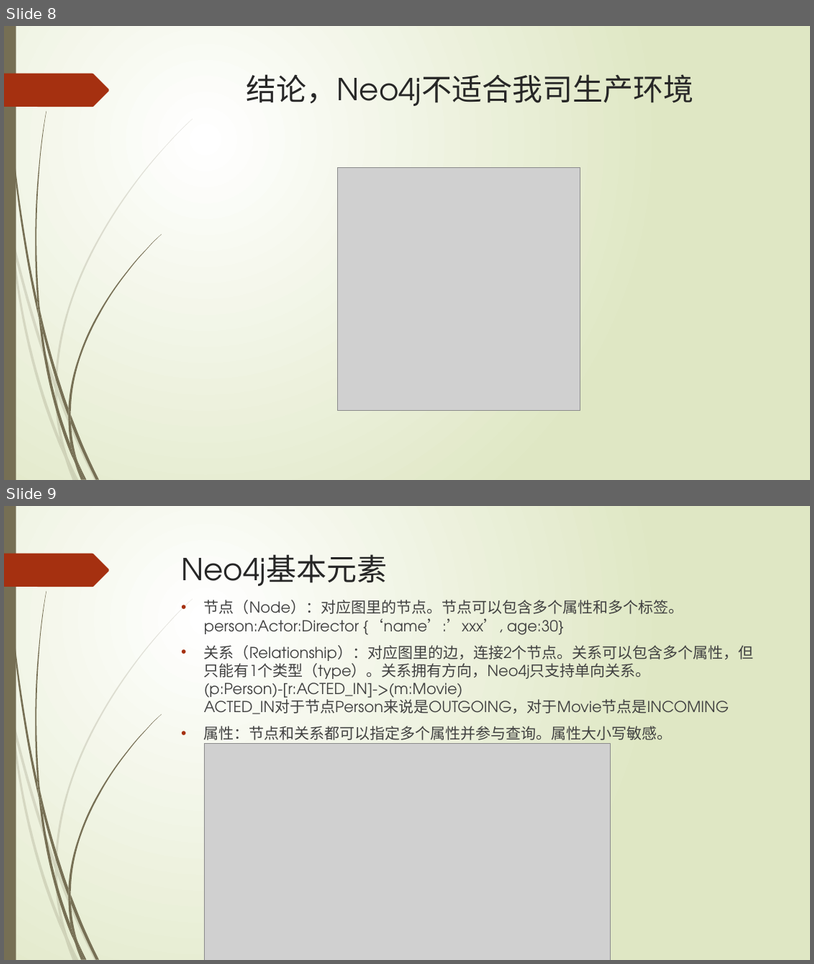
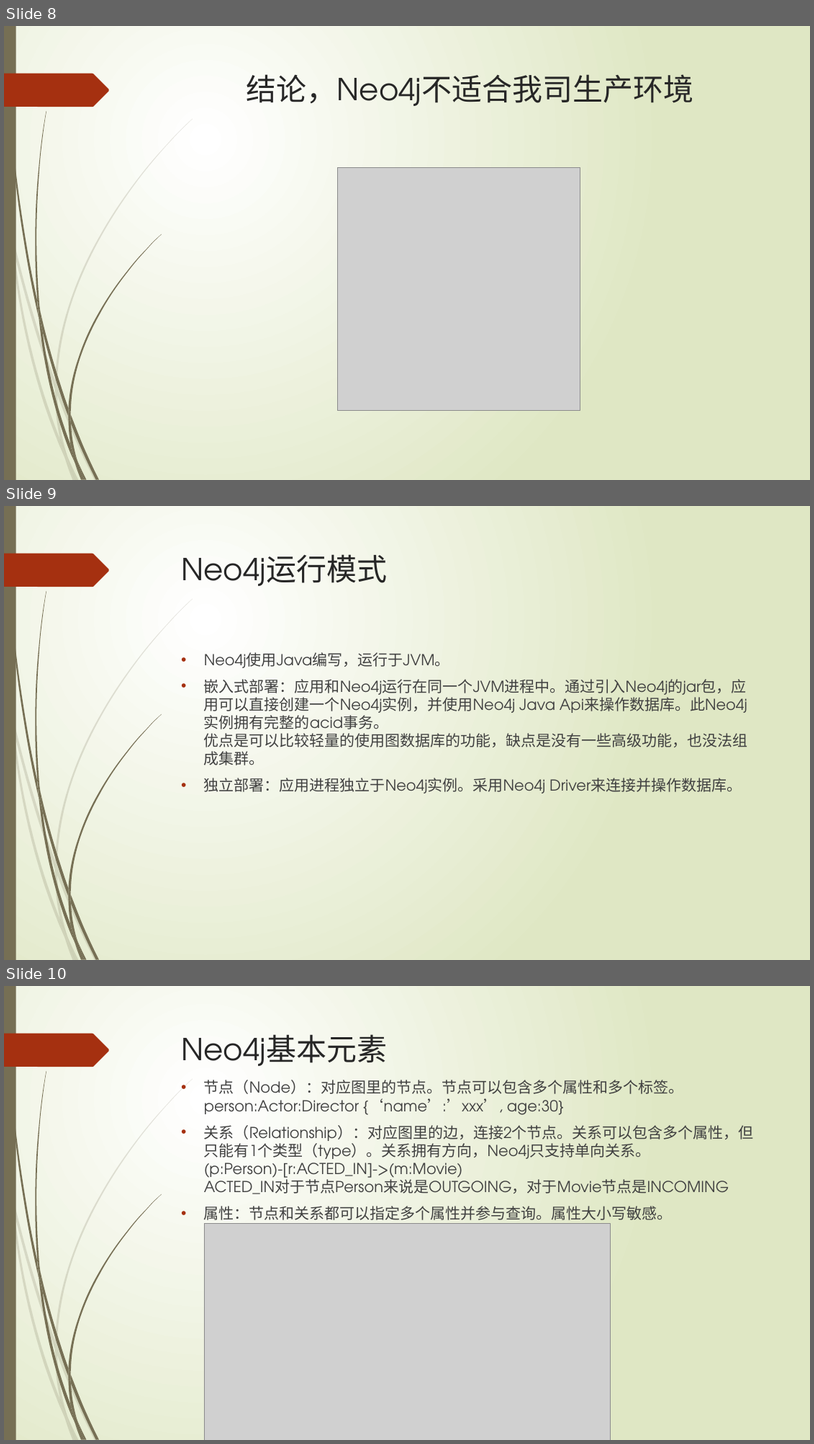
Before and after one commit to xljnc/thor, a slide deck: doc/Neo4j简介.pptx. Shown one above the other, each under a label of ours: slides 8 and 9 before the commit, slides 8, 9 and 10 after it. The pictures are 814x964 and 814x1444 pixels, drawn with LibreOffice and Linux fonts; fonts in the diff are those of the drawing; grey boxes stand for pictures. Boxes give left, top, right and bottom in pixels: in the first picture for what was removed or moved away, otherwise in the second. Text is boxed around its words. In the diff, an @@ line names an element or a change of style, - is before the commit and + after.

```diff
--- a/doc/Neo4j简介.pptx
+++ b/doc/Neo4j简介.pptx
@@ slide 9 added at [4, 506, 810, 960], background gradient #FFFFFF to #DFE8C4; not listed: 24 template elements that a slide beside it also shows @@
@@ title added at [182, 554, 388, 586], 36 pt, text #262626 @@
+Neo4j运行模式
@@ text added at [204, 652, 748, 793], 18 pt, text #404040 @@
+• Neo4j使用Java编写，运行于JVM。
+• 嵌入式部署：应用和Neo4j运行在同一个JVM进程中。通过引入Neo4j的jar包，应用可以直接创建一个Neo4j实例，并使用Neo4j Java Api来操作数据库。此Neo4j实例拥有完整的acid事务。
+  优点是可以比较轻量的使用图数据库的功能，缺点是没有一些高级功能，也没法组成集群。
+• 独立部署：应用进程独立于Neo4j实例。采用Neo4j Driver来连接并操作数据库。
@@ what was slide 9 is now slide 10 @@
```
Also in this commit, not shown: 2 other slides added.
